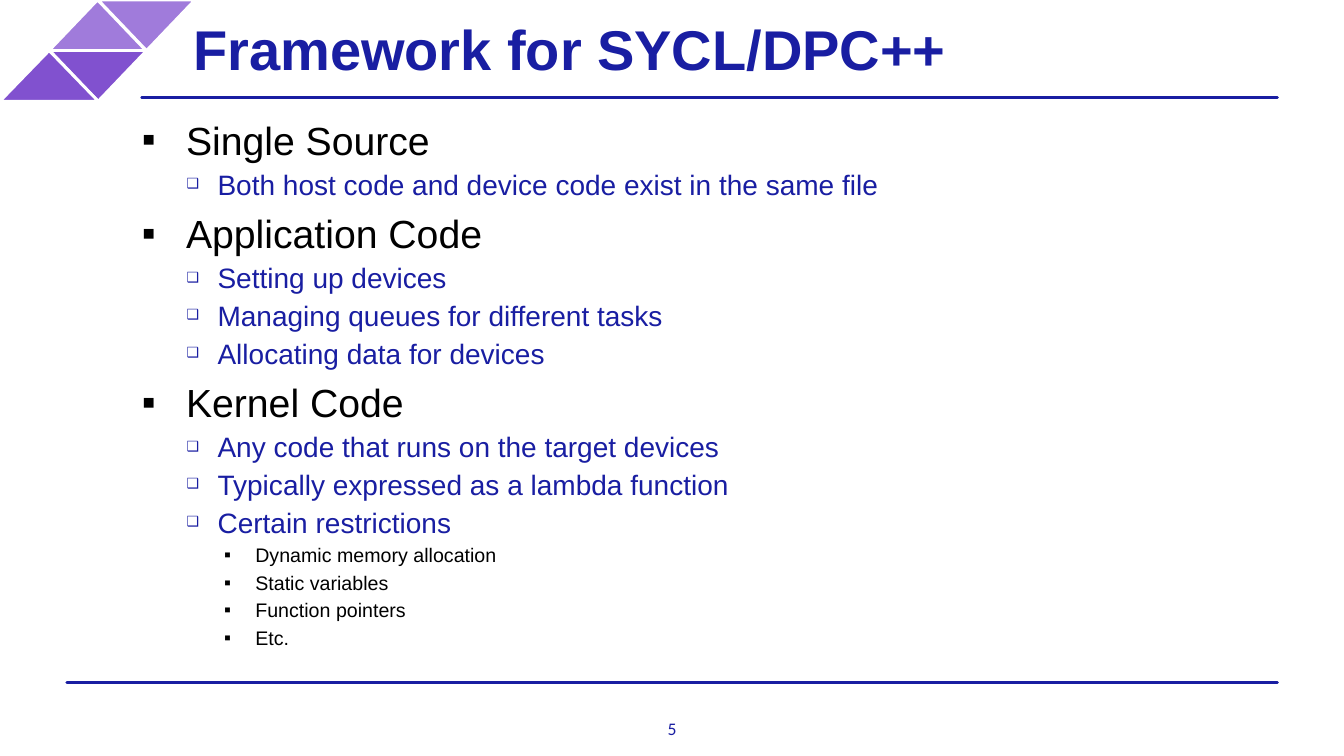
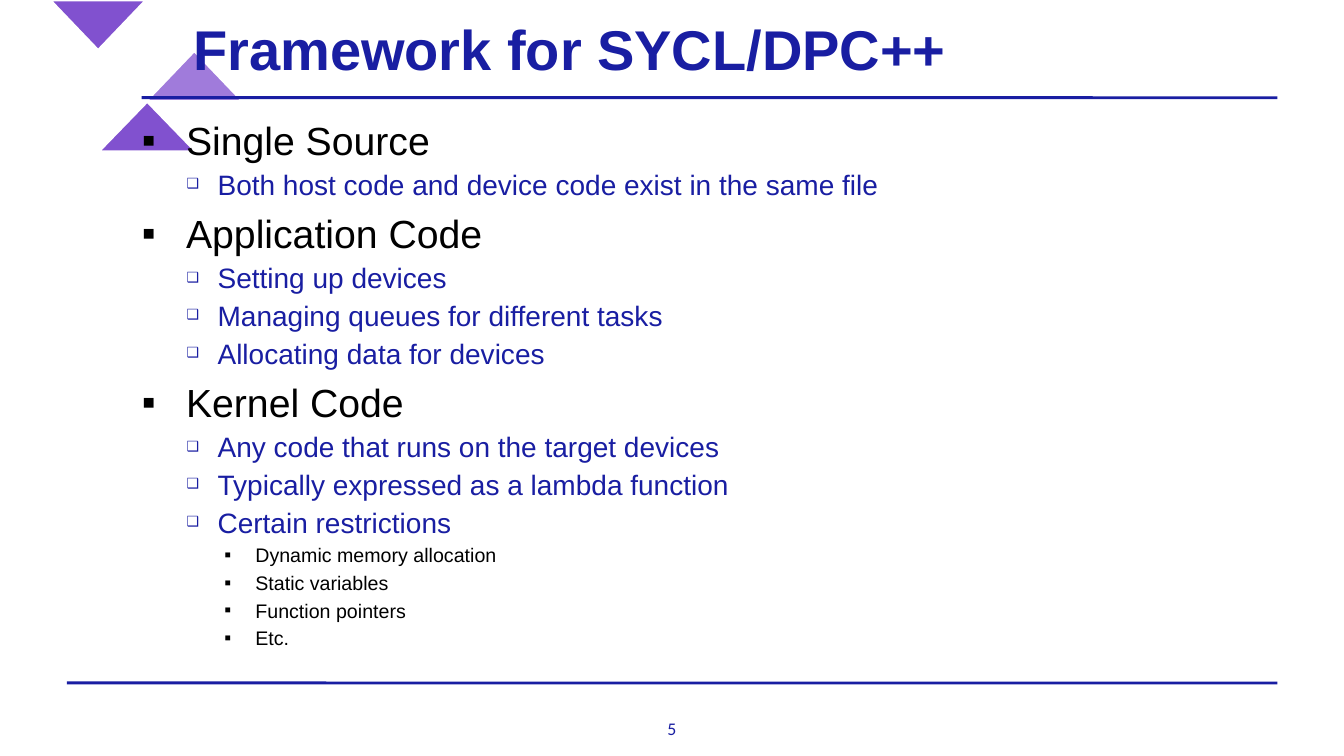
Before and after one commit to BenjaminMFindley/Reconfig-2-SYCL-DPCPP, a slide deck: slide 5 of Slides/SYCL_lecture_combined.pptx. Drawn at 1344x756 pixels with LibreOffice and Linux fonts; fonts in the diff are those of the drawing; background and template pictures are left out. Boxes give left, top, right and bottom in pixels: in the first picture for what was removed or moved away, otherwise in the second. Text is boxed around its words. In the diff, an @@ line names an element or a change of style, - is before the commit and + after.

```diff
--- a/Slides/SYCL_lecture_combined.pptx
+++ b/Slides/SYCL_lecture_combined.pptx
@@ triangle: place and size @@
-triangle at box(49, 50, 146, 101)
+triangle at box(49, 0, 146, 50)
@@ triangle at box(49, 0, 146, 50): proportions changed @@
@@ triangle removed at box(49, 0, 146, 50) @@
@@ triangle at box(146, 50, 243, 101): proportions changed; rotation 0 to 180 degrees @@
@@ triangle at box(98, 101, 196, 151): proportions changed @@
@@ triangle: place and size @@
-triangle at box(0, 50, 98, 101)
+triangle at box(98, 101, 196, 151)
@@ line (142, 98) - (1277, 98): stroke #191EA2 2 pt to #191EA2 2.01 pt @@
```
Also in this commit, not shown: 29 other slides changed, 2 slides added, 2 slides removed.
